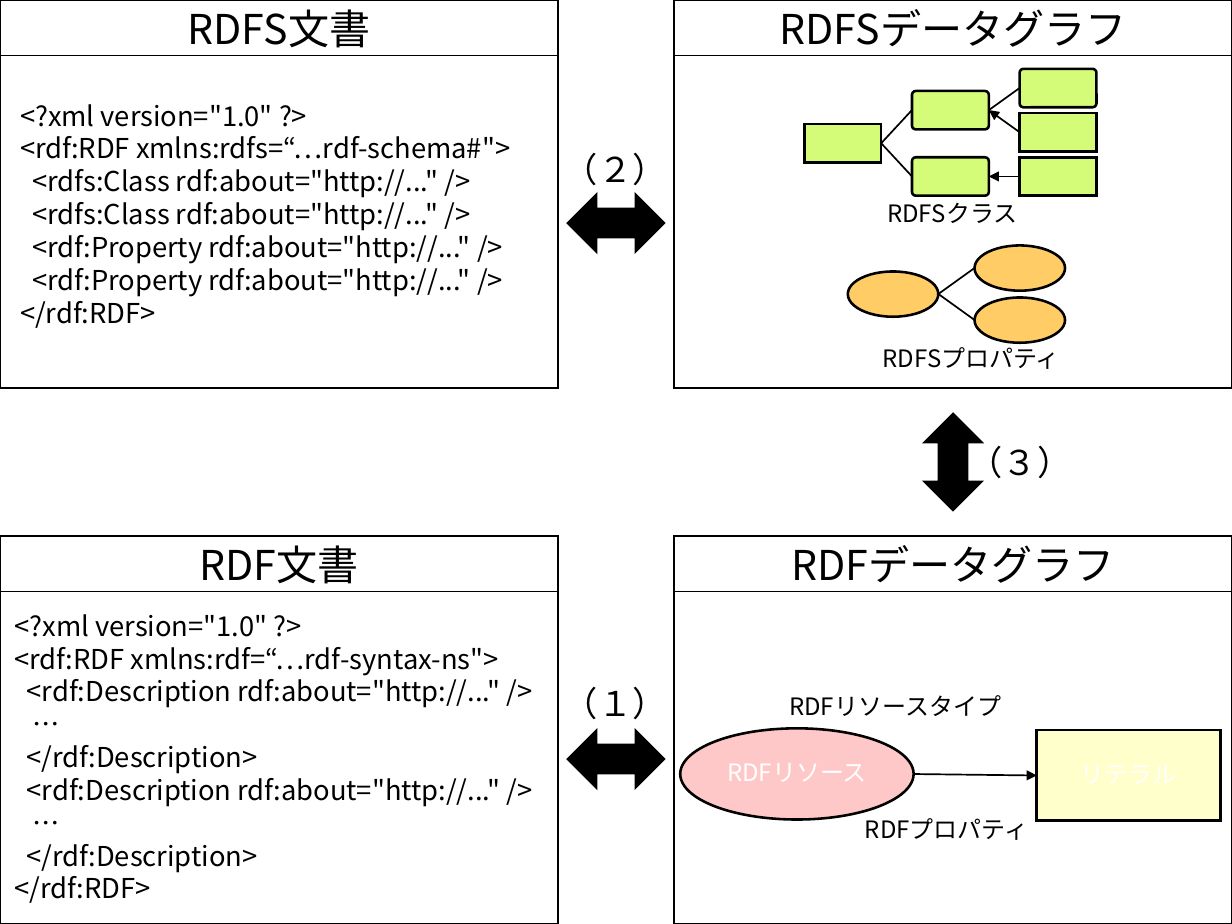
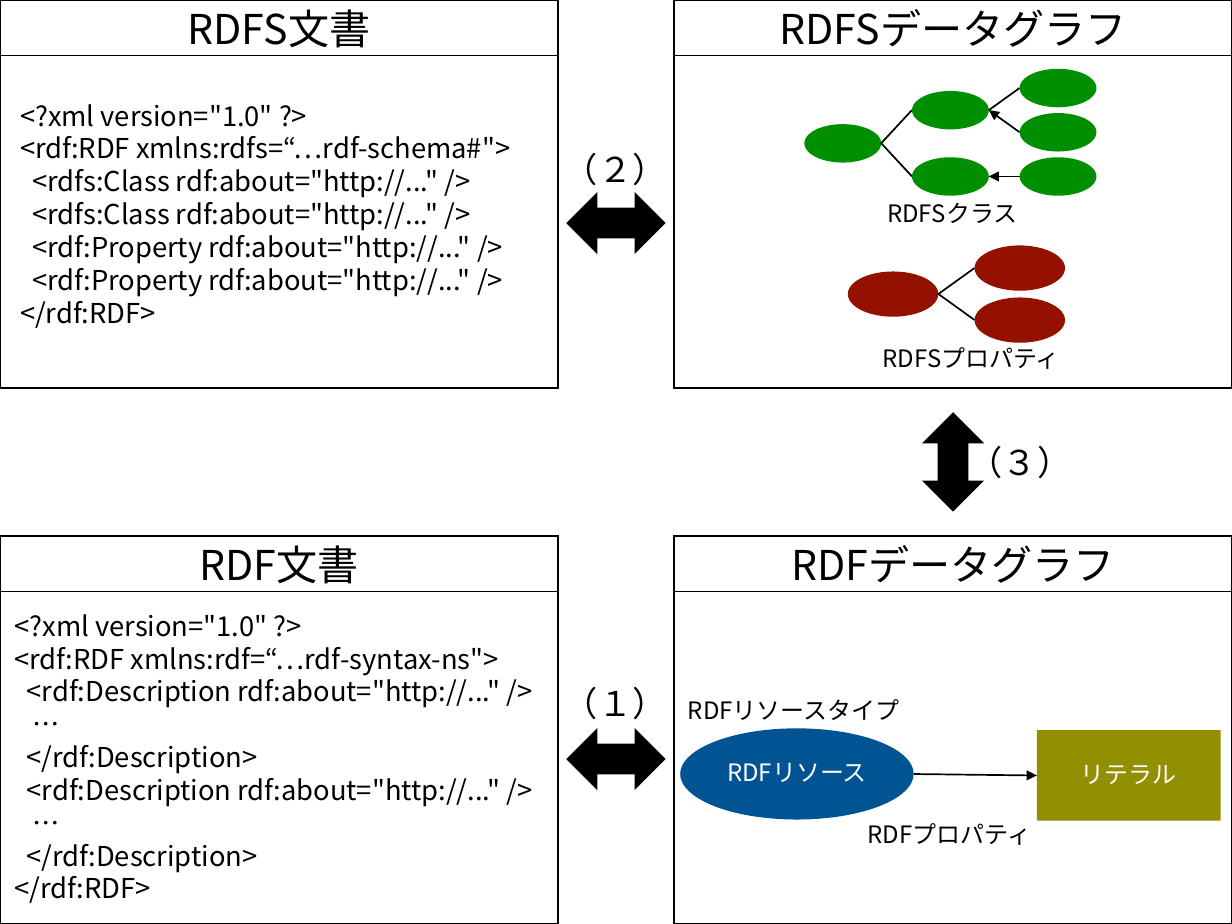
Before and after one commit to mr-3/mrcube-ja-docs, a slide deck: slide 13 of docs/source/figures/mrcube_figures.pptx. Drawn at 1232x924 pixels with LibreOffice and Linux fonts; fonts in the diff are those of the drawing. Boxes give left, top, right and bottom in pixels: in the first picture for what was removed or moved away, otherwise in the second. Text is boxed around its words. In the diff, an @@ line names an element or a change of style, - is before the commit and + after.

```diff
--- a/docs/source/figures/mrcube_figures.pptx
+++ b/docs/source/figures/mrcube_figures.pptx
@@ group removed at bbox=[804, 69, 1096, 196]: 3 rectangles, 3 rounded rectangles @@
@@ group added at bbox=[804, 69, 1096, 196]: 6 ellipses @@
@@ fill #FFCC66 to #941100; outline #000000 1.5 pt to none in 3 elements at bbox=[848, 271, 938, 317], bbox=[975, 245, 1064, 291], bbox=[975, 297, 1064, 342] @@
@@ text "RDFリソースタイプ": place and size @@
-text "RDFリソースタイプ" at bbox=[789, 695, 1001, 716]
+text "RDFリソースタイプ" at bbox=[688, 699, 900, 720]
@@ ellipse at bbox=[680, 728, 913, 819]: fill #FFC8C8 to #005493; outline #000000 1.5 pt to none @@
@@ rectangle at bbox=[1037, 731, 1221, 821]: fill #FFFFCC to #929000; outline #000000 1.5 pt to none @@
@@ text added at bbox=[1081, 764, 1177, 784], 14 pt, text #FFFFFF @@
+リテラル
@@ text "RDFプロパティ": place and size @@
-text "RDFプロパティ" at bbox=[865, 818, 1029, 840]
+text "RDFプロパティ" at bbox=[868, 823, 1032, 845]
```
Also in this commit, not shown: 21 other slides changed, 11 other files.
